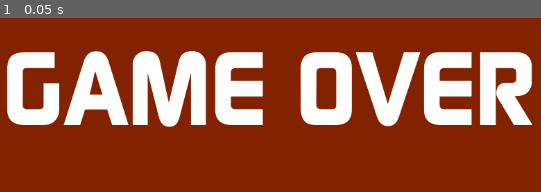
Above: before the commit, frame 1.
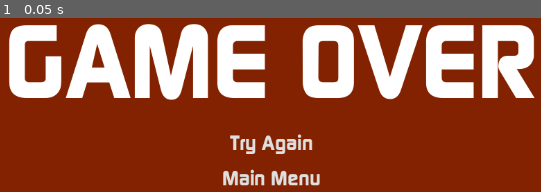
Above: after the commit, the same moment.

Repository: naylafn/tutorial6-gamedev
Game: Godot game, scene res://scenes/Game Over.tscn
Same seed, same stepped clock (60 frames per second), same inputs: the game is played once before the commit and once after it. This scene is started directly instead of the project's main scene.
Inputs:
- Up to frame 1 (0.05 s): no input

The runs differ from the first frame. In frame 1, 30% of the frame differs, in the area x 1-99%, y 3-97%.

Commit message:
Latihan Mandiri: tombol try again dan kembali ke main menu di layar game over

Diff:
--- a/scenes/Game Over.tscn
+++ b/scenes/Game Over.tscn
@@ -1,6 +1,7 @@
 [gd_scene format=3 uid="uid://di26q00bqfxq4"]
 
 [ext_resource type="FontFile" uid="uid://cp20ih21w1lg6" path="res://assets/Fonts/continuum bold.ttf" id="1_vlb8f"]
+[ext_resource type="Script" uid="uid://dlqwihkp7qvn2" path="res://scenes/LinkButton.gd" id="2_8vl1a"]
 
 [node name="ColorRect" type="ColorRect" unique_id=501647978]
 anchors_preset = 15
@@ -10,14 +11,49 @@
 grow_vertical = 2
 color = Color(0.51020426, 0.13194108, 0, 1)
 
-[node name="Label" type="Label" parent="." unique_id=368719822]
-layout_mode = 0
-offset_left = 143.0
-offset_top = 209.0
-offset_right = 1003.0
-offset_bottom = 414.0
+[node name="VBoxContainer" type="VBoxContainer" parent="." unique_id=197542866]
+layout_mode = 1
+anchors_preset = 15
+anchor_right = 1.0
+anchor_bottom = 1.0
+grow_horizontal = 2
+grow_vertical = 2
+theme_override_constants/separation = 20
+alignment = 1
+
+[node name="Label" type="Label" parent="VBoxContainer" unique_id=368719822]
+layout_mode = 2
 theme_override_fonts/font = ExtResource("1_vlb8f")
 theme_override_font_sizes/font_size = 150
 text = "GAME OVER"
 horizontal_alignment = 1
 vertical_alignment = 1
+
+[node name="HBoxContainer" type="HBoxContainer" parent="VBoxContainer" unique_id=1673018733]
+layout_mode = 2
+alignment = 1
+
+[node name="Try Again" type="LinkButton" parent="VBoxContainer/HBoxContainer" unique_id=2036279740]
+layout_mode = 2
+theme_override_fonts/font = ExtResource("1_vlb8f")
+theme_override_font_sizes/font_size = 30
+text = "Try Again"
+underline = 1
+script = ExtResource("2_8vl1a")
+scene_to_load = "Level 1"
+
+[node name="HBoxContainer2" type="HBoxContainer" parent="VBoxContainer" unique_id=986117640]
+layout_mode = 2
+alignment = 1
+
+[node name="Main Menu" type="LinkButton" parent="VBoxContainer/HBoxContainer2" unique_id=711067638]
+layout_mode = 2
+theme_override_fonts/font = ExtResource("1_vlb8f")
+theme_override_font_sizes/font_size = 30
+text = "Main Menu"
+underline = 1
+script = ExtResource("2_8vl1a")
+scene_to_load = "MainMenu"
+
+[connection signal="pressed" from="VBoxContainer/HBoxContainer/Try Again" to="VBoxContainer/HBoxContainer/Try Again" method="_on_Try_Again_pressed"]
+[connection signal="pressed" from="VBoxContainer/HBoxContainer2/Main Menu" to="VBoxContainer/HBoxContainer/Try Again" method="_on_Main_Menu_pressed"]
--- a/scenes/LinkButton.gd
+++ b/scenes/LinkButton.gd
@@ -4,3 +4,9 @@
 
 func _on_New_Game_pressed():
 	get_tree().change_scene_to_file(str("res://scenes/" + scene_to_load + ".tscn"))
+
+func _on_Try_Again_pressed():
+	get_tree().change_scene_to_file(str("res://scenes/" + scene_to_load + ".tscn"))
+
+func _on_Main_Menu_pressed():
+	get_tree().change_scene_to_file(str("res://scenes/" + "MainMenu" + ".tscn"))
